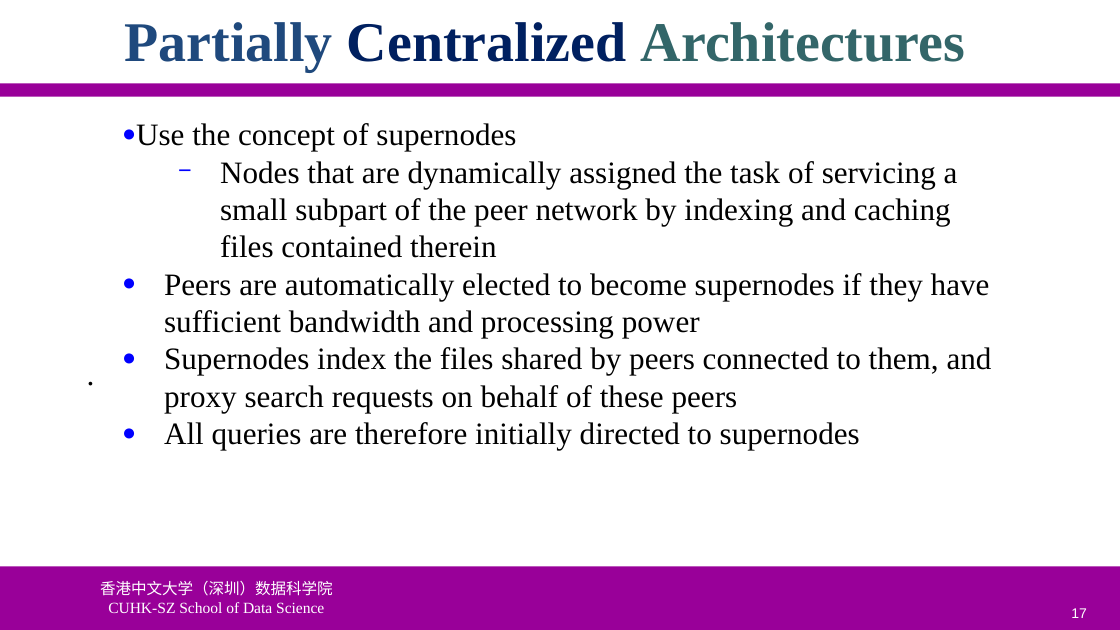
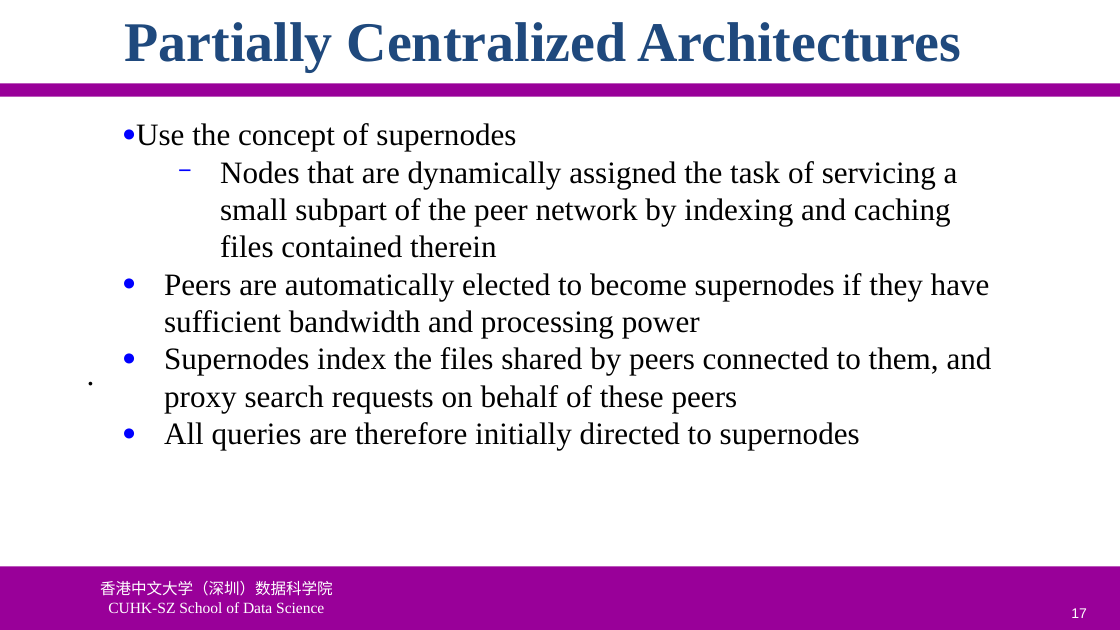
Before and after one commit to ychung1103/ychung1103.github.io, a slide deck: slide 17 of Slides/CSC6032/Advanced-OS-07-P2P.pptx. Drawn at 1120x630 pixels with LibreOffice and Linux fonts; fonts in the diff are those of the drawing; background and template pictures are left out. Boxes give left, top, right and bottom in pixels: in the first picture for what was removed or moved away, otherwise in the second. Text is boxed around its words. In the diff, an @@ line names an element or a change of style, - is before the commit and + after.

```diff
--- a/Slides/CSC6032/Advanced-OS-07-P2P.pptx
+++ b/Slides/CSC6032/Advanced-OS-07-P2P.pptx
@@ title "Partially Centralized Architectures" at [125, 22, 961, 71]: text colour #002060 to #1F497D in "Centralized"; text colour #336669 to #1F497D in "Architectures" @@
```
Also in this commit, not shown: 2 other slides changed, 1 other file.
